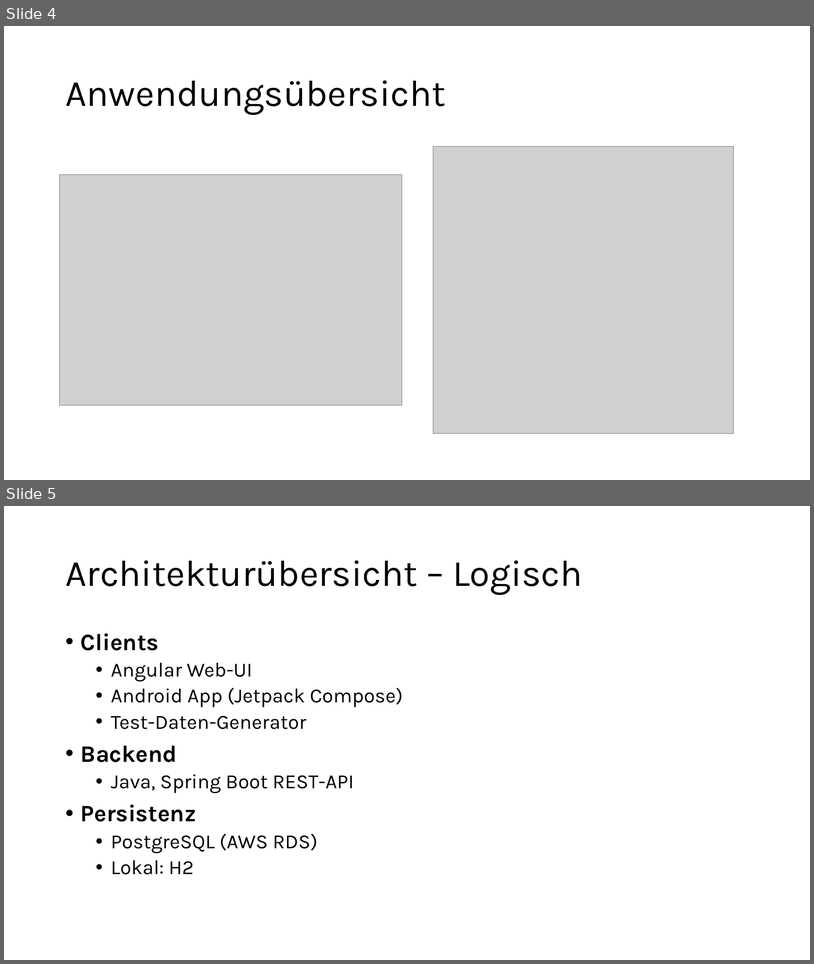
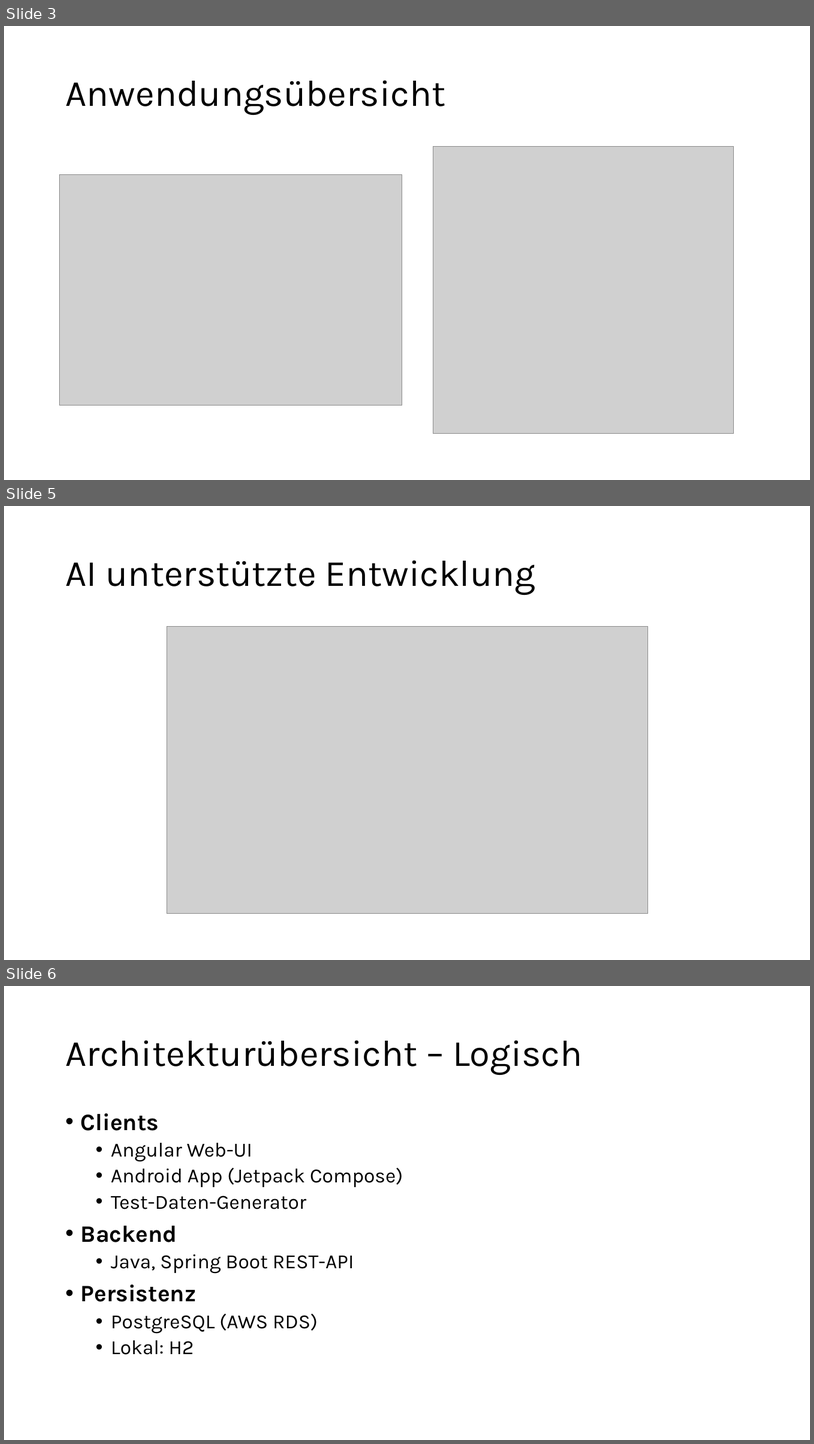
Before and after one commit to JuergGood/angularai, a slide deck: doc/ai/presentation/generated/SoftwareDevelopmentWithAI.pptx. Shown one above the other, each under a label of ours: slides 4 and 5 before the commit, slides 3, 5 and 6 after it; the slides between them are not shown. The pictures are 814x964 and 814x1444 pixels, drawn with LibreOffice and Linux fonts; fonts in the diff are those of the drawing; grey boxes stand for pictures. Boxes give left, top, right and bottom in pixels: in the first picture for what was removed or moved away, otherwise in the second. Text is boxed around its words. In the diff, an @@ line names an element or a change of style, - is before the commit and + after.

```diff
--- a/doc/ai/presentation/generated/SoftwareDevelopmentWithAI.pptx
+++ b/doc/ai/presentation/generated/SoftwareDevelopmentWithAI.pptx
@@ slide 5 added at box(4, 506, 810, 960), background #FFFFFF @@
@@ title added at box(65, 560, 536, 595), 44 pt, text #000000 @@
+AI unterstützte Entwicklung
@@ picture added at box(167, 627, 648, 914) @@
@@ what was slide 4 is now slide 3 @@
@@ what was slide 5 is now slide 6 @@
```
Also in this commit, not shown: 3 slides changed, 1 other slide added, 3 slides removed, 15 other files.
